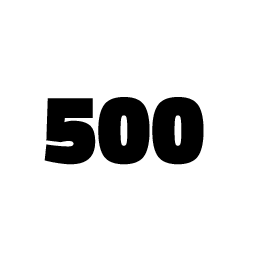
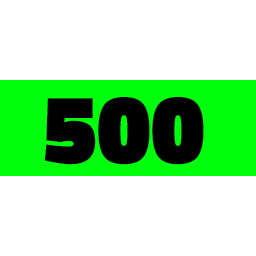
Revision of a layered w=256, h=256 image; what changed, layer by layer:
added layer "Layer 1" above "250" over [0, 80, 256, 176]
